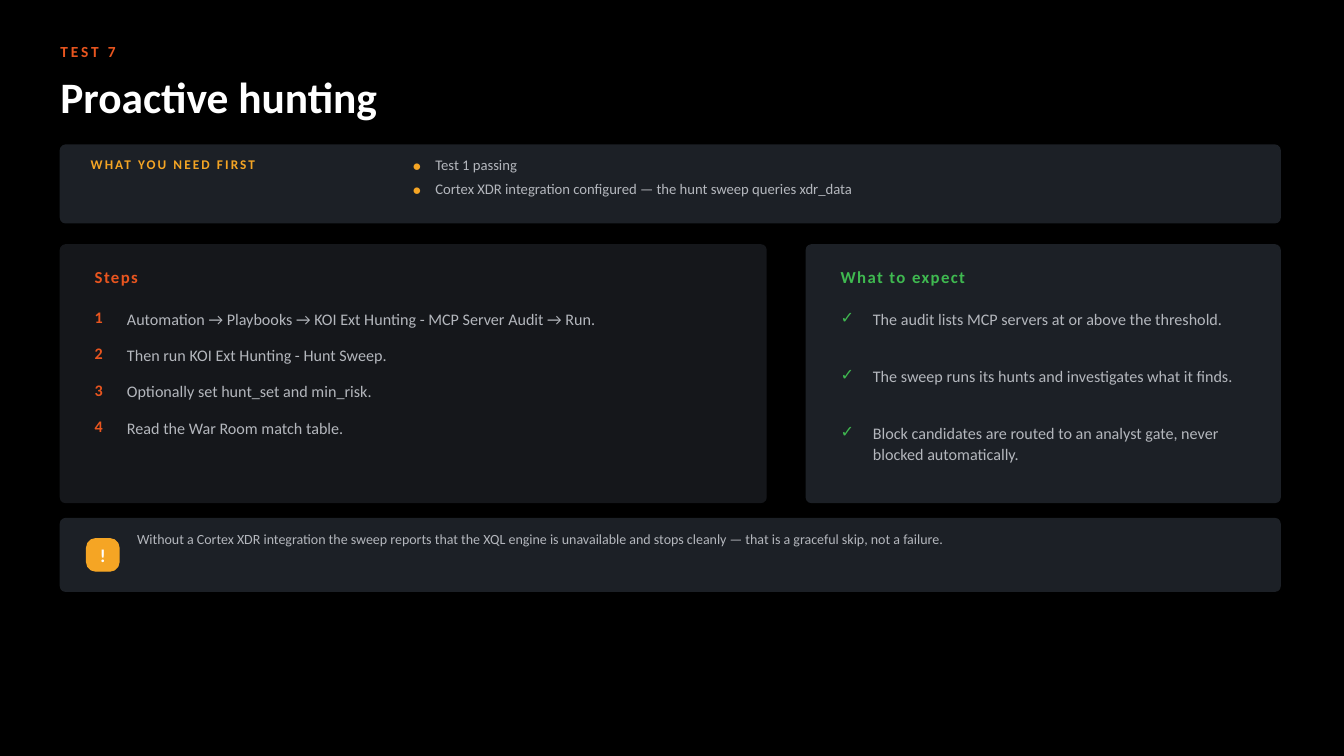
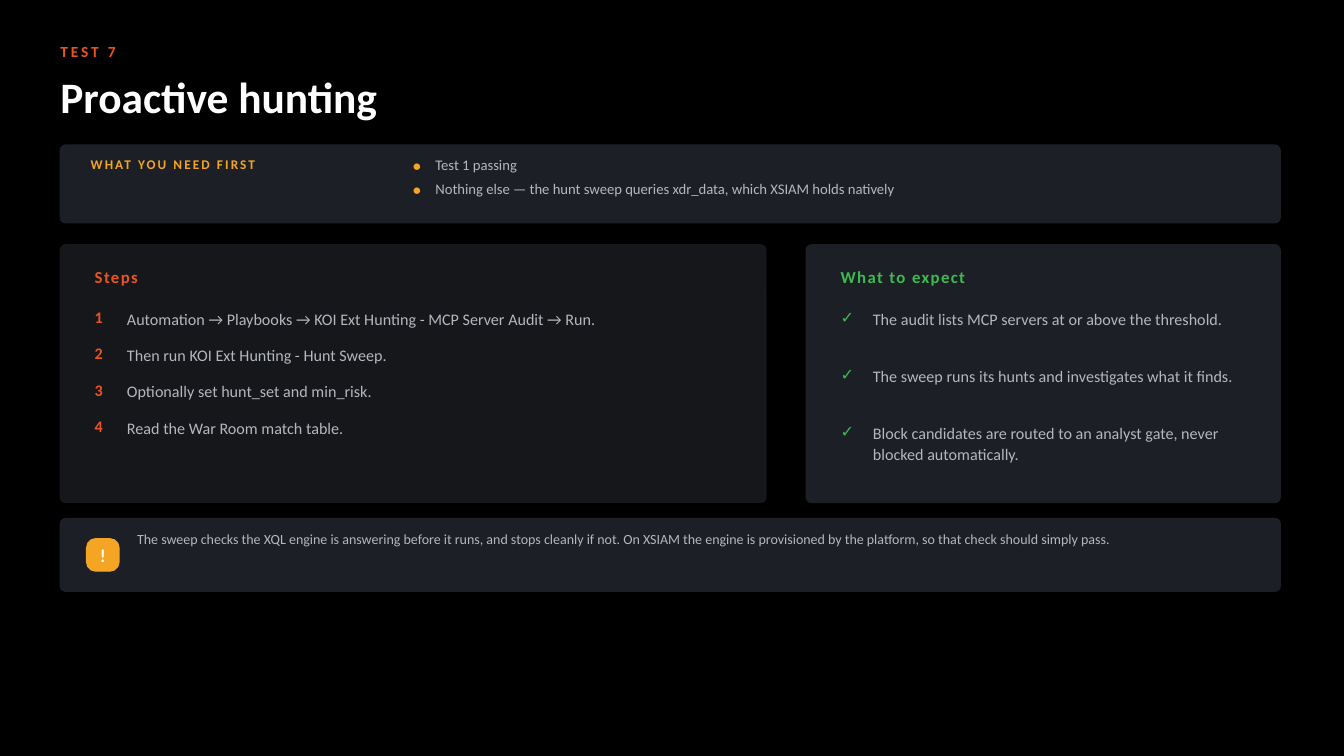
Before and after one commit to ayman-m/koi-xsiam-markeplacepack, a slide deck: slide 11 of docs/KOI_Marketplace_Pack_Test_Guide.pptx. Drawn at 1344x756 pixels with LibreOffice and Linux fonts; fonts in the diff are those of the drawing. Boxes give left, top, right and bottom in pixels: in the first picture for what was removed or moved away, otherwise in the second. Text is boxed around its words. In the diff, an @@ line names an element or a change of style, - is before the commit and + after.

```diff
--- a/docs/KOI_Marketplace_Pack_Test_Guide.pptx
+++ b/docs/KOI_Marketplace_Pack_Test_Guide.pptx
@@ text at <box>435,184,894,197</box>: text changed @@
-Cortex XDR integration configured — the hunt sweep queries xdr_data
+Nothing else — the hunt sweep queries xdr_data, which XSIAM holds natively
@@ text at <box>137,534,1109,547</box>: text changed @@
-Without a Cortex XDR integration the sweep reports that the XQL engine is unavailable and stops cleanly — that is a graceful skip, not a failure.
+The sweep checks the XQL engine is answering before it runs, and stops cleanly if not. On XSIAM the engine is provisioned by the platform, so that check should simply pass.
```
Also in this commit, not shown: 5 other slides changed, 3 other files.
